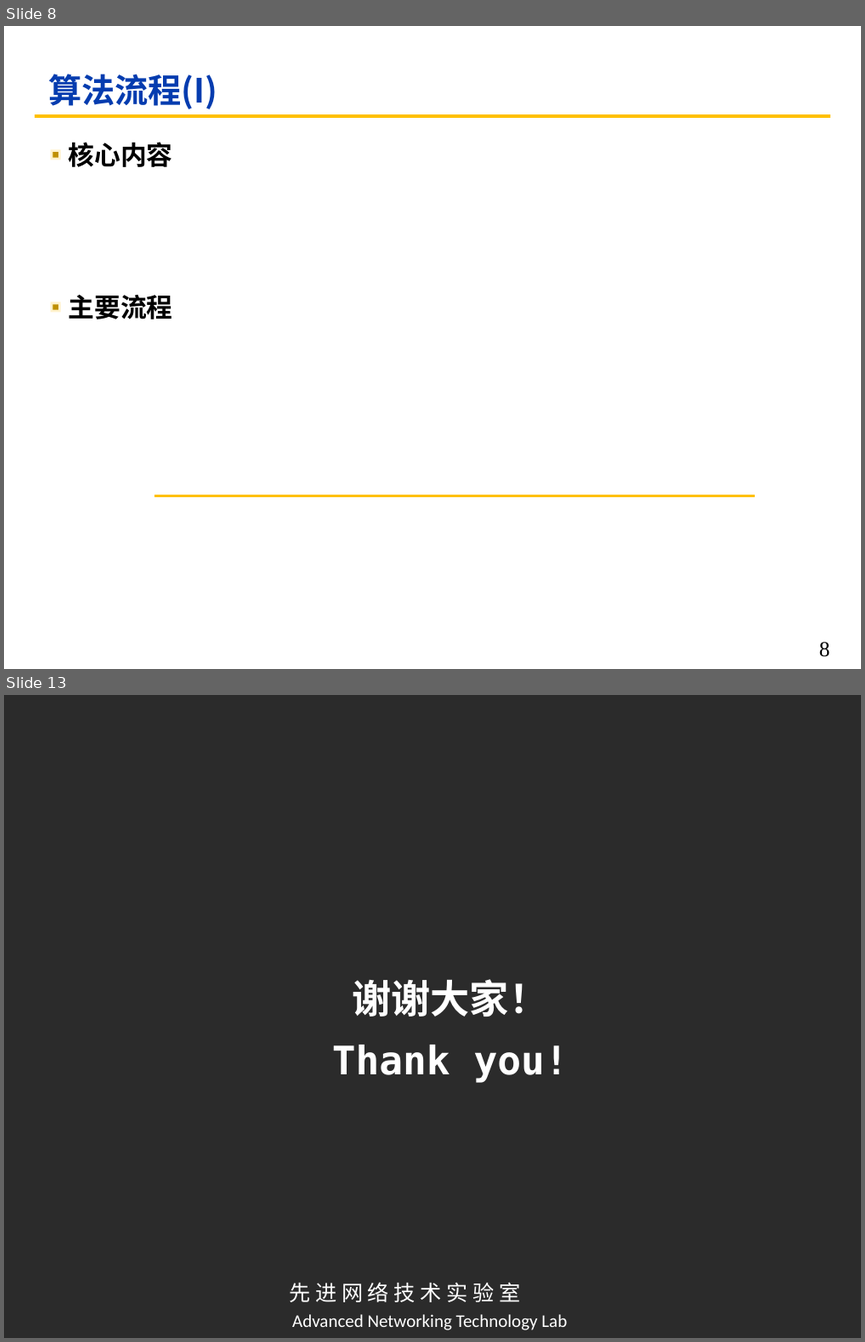
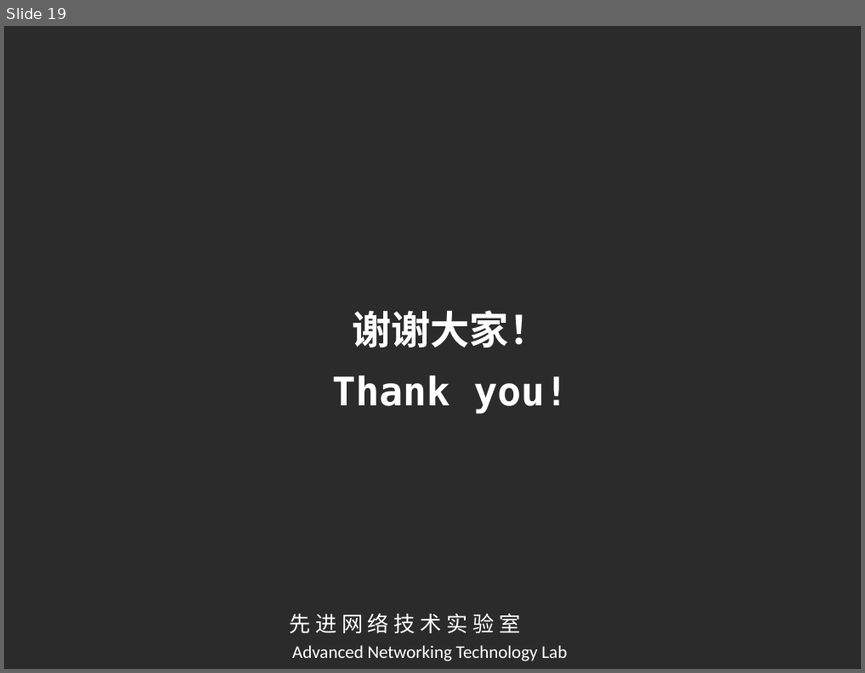
Before and after one commit to cyanbird811/ANTL_papers, a slide deck: 互联网络的设计_汇报/第二次/真正选择/第二次PPT.pptx. Shown one above the other, each under a label of ours: slides 8 and 13 before the commit, slide 19 after it; the slides between them are not shown. The pictures are 865x1342 and 865x673 pixels, drawn with LibreOffice and Linux fonts; fonts in the diff are those of the drawing; background and template pictures are left out; a plain dark background stands for a picture behind light text. Boxes give left, top, right and bottom in pixels: in the first picture for what was removed or moved away, otherwise in the second. Text is boxed around its words. In the diff, an @@ line names an element or a change of style, - is before the commit and + after.

```diff
--- a/互联网络的设计_汇报/第二次/真正选择/第二次PPT.pptx
+++ b/互联网络的设计_汇报/第二次/真正选择/第二次PPT.pptx
@@ slide 8 removed at bbox=[4, 26, 861, 669], background #FFFFFF @@
@@ title removed at bbox=[48, 74, 217, 109] @@
-算法流程(I)
@@ line removed from (35, 116) to (830, 116) @@
@@ rectangle removed at bbox=[50, 149, 61, 159] @@
@@ rectangle removed at bbox=[52, 152, 58, 157] @@
@@ text removed at bbox=[69, 142, 173, 167] @@
-核心内容
@@ rectangle removed at bbox=[50, 302, 61, 312] @@
@@ rectangle removed at bbox=[52, 305, 58, 310] @@
@@ text removed at bbox=[69, 295, 173, 319] @@
-主要流程
@@ line removed from (154, 495) to (755, 495) @@
@@ page number removed at bbox=[819, 641, 830, 657] @@
-8
@@ what was slide 13 is now slide 19 @@
```
Also in this commit, not shown: 5 slides changed, 13 slides added, 6 other slides removed, 1 other file.
